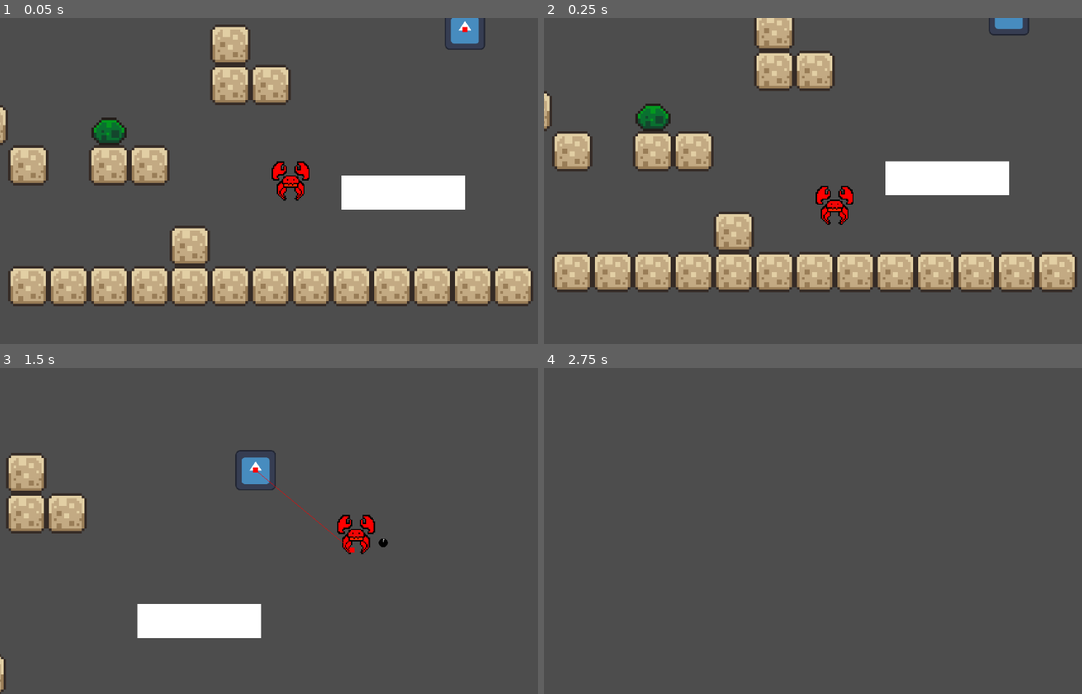
Above: before the commit, frames 1-4 (two rows, left to right).
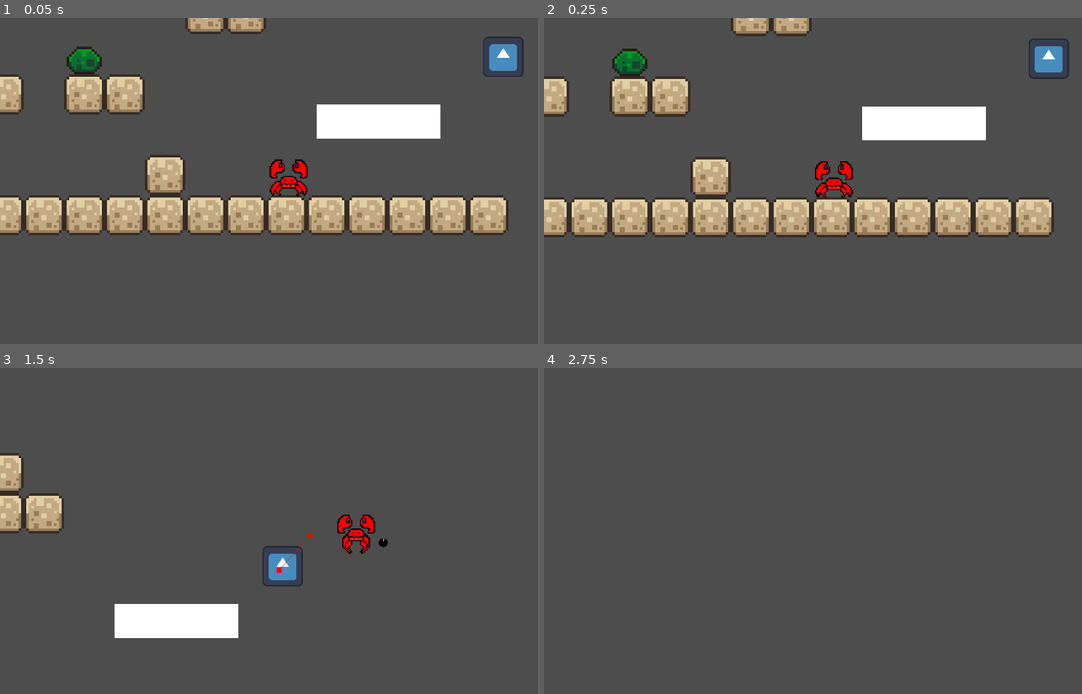
Above: after the commit, the same moments.

Repository: Cyterist/Crabby
Game: Godot game, scene res://scenes/test.tscn
Two runs of this game, one before a commit and one after it. Both use one fixed random seed, a clock stepped at 60 frames per second and the inputs below. The engine's default icon, where the game draws it, is replaced by a stand-in: a white triangle on a blue panel in a dark square.
Inputs (mouse positions are in pixels of both pictures, inside the frame that each line leads up to):
- Up to frame 1 (0.05 s): no input
- Up to frame 2 (0.25 s): no input
- Up to frame 3 (1.5 s): move the mouse to (419, 514) at 0.52 s; hold D (move_right) from 0.53 s (still down); click (419, 514) at 0.6 s; tap Space (jump) at 0.77 s; move the mouse to (172, 547) at 1.27 s; tap F (dash) at 1.35 s
- Up to frame 4 (2.75 s): tap Space (jump) at 1.52 s; move the mouse to (893, 459) at 2.02 s; release D (move_right) at 2.03 s; hold A (move_left) from 2.03 s (still down); click (893, 459) at 2.1 s

The runs differ from the first frame. In frame 1, 38% of the frame differs, in the area x 0-100%, y 0-89%; in frame 2, 38%, in the area x 0-100%, y 0-85%; in frame 3, 4.6%; in frame 4, nothing differs.

Commit message:
small changes

Diff:
--- a/Scripts/Player.gd
+++ b/Scripts/Player.gd
@@ -14,6 +14,7 @@
 const DASH_SPEED = 400
 const DASH_COOLDOWN = 3
 
+var health = 100
 var dash = false
 var can_dash = true
 var attacking = false
@@ -87,7 +88,9 @@
 	if was_on_floor and not is_on_floor() and not Input.is_action_just_pressed("jump"):
 		coyote_timer.start()
 
-# Timer signals
+func damage():
+	print(health)
+# Signals
 func _on_dash_duration_timeout():
 	dash = false
 
@@ -104,4 +107,4 @@
 
 func _on_attack_body_entered(body):
 	if body.has_method("take_damage"):
-		body.take_damage()
+		body.take_damage(10)
--- a/Scripts/enemy.gd
+++ b/Scripts/enemy.gd
@@ -3,7 +3,7 @@
 @onready var nav_agent = $NavigationAgent2D
 @onready var path_timer = $Path_timer
 
-const SPEED = 20
+const SPEED = 40
 
 var home_pos = Vector2.ZERO
 var player = null
@@ -38,16 +38,15 @@
 
 
 func _on_aggro_range_body_entered(body):
-	player = body
-	chasing = true
-	makepath()
-	path_timer.start()
+	if body.is_in_group("player"):
+		player = body
+		makepath()
+		path_timer.start()
 
 
 func _on_aggro_range_body_exited(body):
 	player = null
 	chasing = false
 
-
-func take_damage():
+func take_damage(damage):
 	print("damaged")
--- a/scenes/test.tscn
+++ b/scenes/test.tscn
@@ -439,10 +439,11 @@
 polygon = PackedVector2Array(0.900901, -2.92793, -0.900901, -2.92793, -0.900901, -2.7027, -1.35135, -2.7027, -1.35135,  …(1467 unchanged characters)…
 
 [node name="enemy" parent="." instance=ExtResource("3_q52be")]
-position = Vector2(-313, -182)
+visible = false
+position = Vector2(114, -80)
 
 [node name="enemy2" parent="." instance=ExtResource("3_q52be")]
-position = Vector2(138, -158)
-
-[node name="Player" parent="." instance=ExtResource("1_b5x2n")]
-position = Vector2(0, -24)
+position = Vector2(188, -80)
+
+[node name="Player" parent="." groups=["player"] instance=ExtResource("1_b5x2n")]
+position = Vector2(20, 33)
